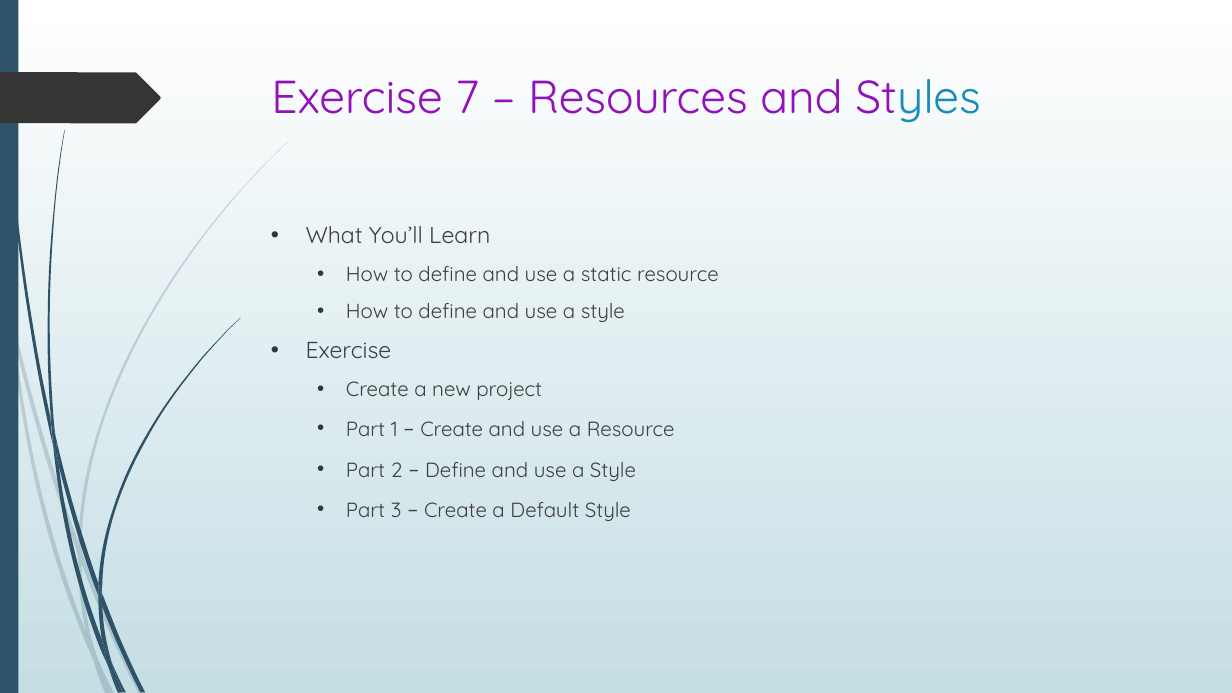
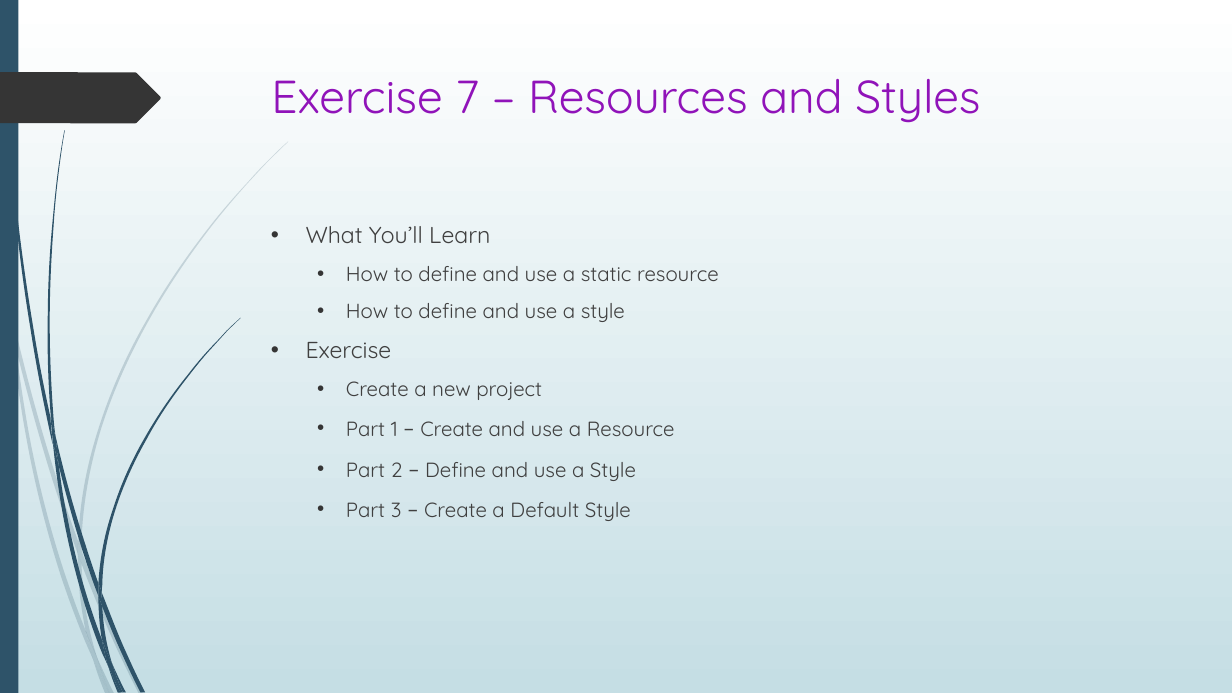
Before and after one commit to seanpsexton/wpf-workshop-solutions, a slide deck: slide 41 of WPF-Workshop-Sexton-Oct2023.pptx. Drawn at 1232x693 pixels with LibreOffice and Linux fonts; fonts in the diff are those of the drawing. Boxes give left, top, right and bottom in pixels: in the first picture for what was removed or moved away, otherwise in the second. Text is boxed around its words. In the diff, an @@ line names an element or a change of style, - is before the commit and + after.

```diff
--- a/WPF-Workshop-Sexton-Oct2023.pptx
+++ b/WPF-Workshop-Sexton-Oct2023.pptx
@@ title "Exercise 7 – Resources and ..." at (271,79,980,123): text colour #178DBB to #9013B9 in "Styles" @@
```
Also in this commit, not shown: 4 other slides changed.
